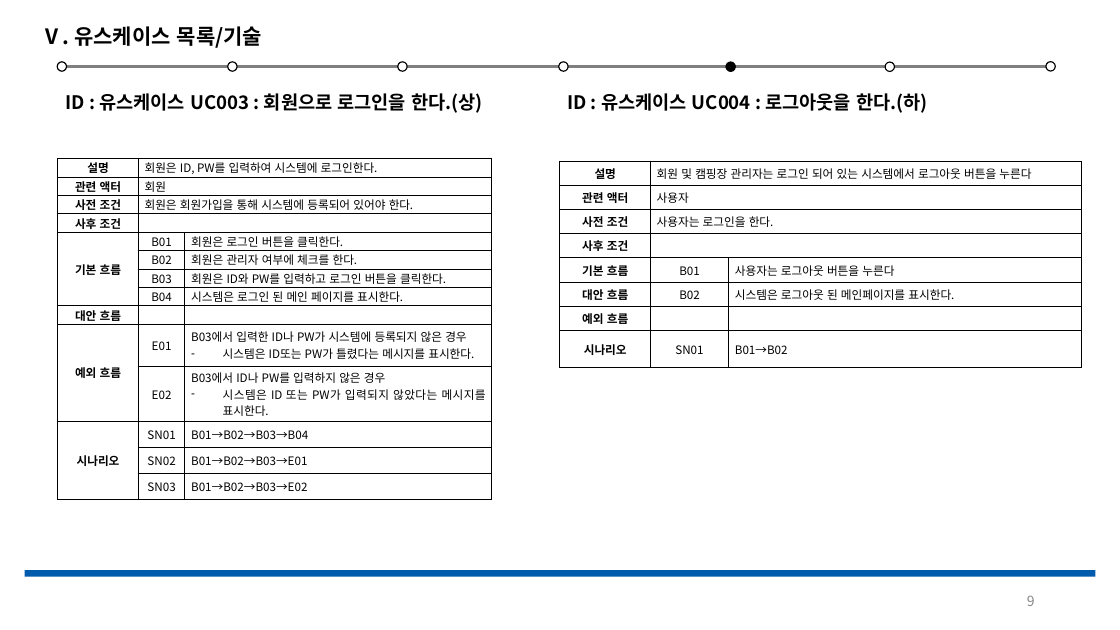
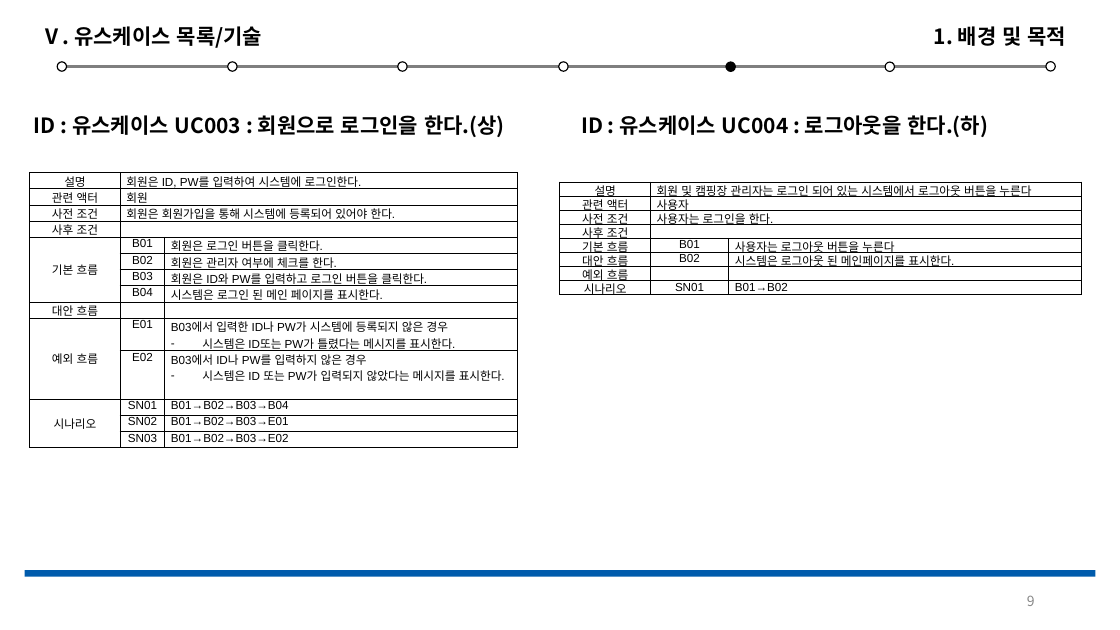
Before and after one commit to Jeeseob/SoftwareEngineering, a slide deck: slide 9 of 소공.pptx. Drawn at 1120x630 pixels with LibreOffice and Linux fonts; fonts in the diff are those of the drawing. Boxes give left, top, right and bottom in pixels: in the first picture for what was removed or moved away, otherwise in the second. Text is boxed around its words. In the diff, an @@ line names an element or a change of style, - is before the commit and + after.

```diff
--- a/소공.pptx
+++ b/소공.pptx
@@ text added at <box>934,26,1067,46</box>, 18 pt, text #000000, bold @@
+1. 배경 및 목적
@@ text "ID : 유스케이스 UC003 : ..." at <box>34,115,505,137</box>: size 16 to 18 pt @@
@@ text "ID : 유스케이스 UC003 : ...": place and size @@
-text "ID : 유스케이스 UC003 : ..." at <box>66,93,483,113</box>
+text "ID : 유스케이스 UC003 : ..." at <box>34,115,505,137</box>
@@ text "ID : 유스케이스 UC004 : ...": place and size @@
-text "ID : 유스케이스 UC004 : ..." at <box>567,93,928,113</box>
+text "ID : 유스케이스 UC004 : ..." at <box>581,115,988,137</box>
@@ text "ID : 유스케이스 UC004 : ..." at <box>581,115,988,137</box>: size 16 to 18 pt @@
@@ table at <box>29,173,518,449</box> @@
@@ font Noto Sans CJK KR to Arial @@
@@ bold off in "설명", "관련 액터", "사전 조건", "사후 조건" and 4 more places @@
@@ table: place and size @@
-table at <box>58,159,492,495</box>
+table at <box>29,173,518,449</box>
@@ table at <box>560,182,1082,458</box> @@
@@ font Noto Sans CJK KR to Arial @@
@@ bold off in "설명", "관련 액터", "사전 조건", "사후 조건" and 4 more places @@
@@ table: place and size @@
-table at <box>560,161,1082,437</box>
+table at <box>560,182,1082,458</box>
```
Also in this commit, not shown: 19 other slides changed, 2 slides added, 1 slide removed, 1 other file.
